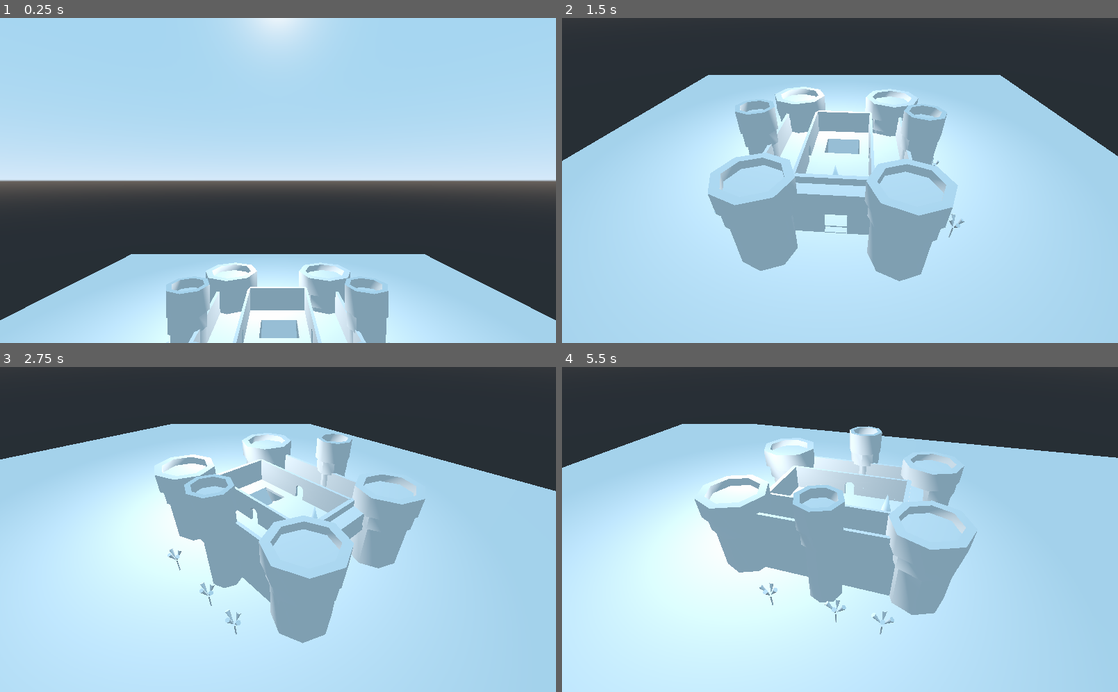
Above: before the commit, frames 1-4 (two rows, left to right).
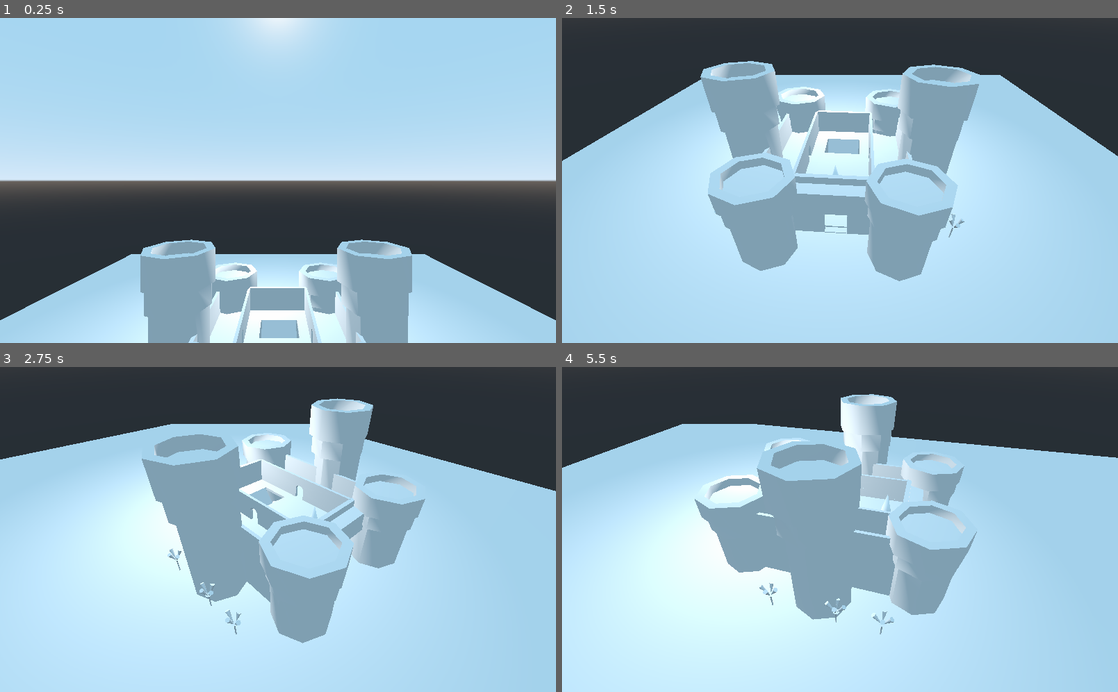
Above: after the commit, the same moments.

Repository: LCinder/EV
Game: Godot game, scene res://Castle/Castle.tscn
Two runs of this game, one before a commit and one after it. Both use one fixed random seed, a clock stepped at 60 frames per second and the inputs below. This scene is started directly instead of the project's main scene.
Inputs:
- Up to frame 1 (0.25 s): no input
- Up to frame 2 (1.5 s): tap Enter at 0.5 s; hold Down (Down Camera) 0.53-1.28 s; tap Left (Left Camera) at 1.35 s
- Up to frame 3 (2.75 s): tap Space at 2 s; hold Right (Right Camera) from 2.03 s (still down)
- Up to frame 4 (5.5 s): release Right (Right Camera) at 2.78 s; tap Up (Up Camera) at 2.85 s; tap Enter at 3.5, 5 s; hold Down (Down Camera) 3.53-4.28 s; tap Space at 4.25 s; tap Left (Left Camera) at 4.35 s; hold Right (Right Camera) from 5.03 s (still down)

The runs differ from the first frame. In frame 1, 4.9% of the frame differs, in the area x 25-75%, y 68-100%; in frame 2, 4.6%; in frame 3, 4.6%; in frame 4, 4.9%, in the area x 35-61%, y 8-78%.

Commit message:
Castillo terminado

Diff:
--- a/Practicas/Practica 1/Castle/Castillo.tscn
+++ b/Practicas/Practica 1/Castle/Castillo.tscn
@@ -1,7 +1,6 @@
 [gd_scene load_steps=2 format=2]
 
 [ext_resource path="res://Castle/Entrada2.tscn" type="PackedScene" id=1]
-
 
 [node name="Castillo" type="CSGBox"]
 transform = Transform( 5, 0, 0, 0, 4.358, 0, 0, 0, 5.003, -0.260685, 5.18348, -0.205818 )
@@ -55,7 +54,7 @@
 transform = Transform( 0.2, 0, -8.88178e-16, 0, 0.2, 0, 2.66454e-15, 0, 0.2, -0.0373885, -0.0678207, -0.00947255 )
 
 [node name="Entrada" parent="." instance=ExtResource( 1 )]
-transform = Transform( 0.4, 0, 0, 0, 0.4, 0, 0, 0, 0.4, 0.0603372, -0.324977, 1.98338 )
+transform = Transform( 0.4, 0, 0, 0, 0.4, 0, 0, 0, 0.4, 0.06, -0.325, 1.993 )
 
 [node name="Entrada2" parent="." instance=ExtResource( 1 )]
 transform = Transform( 0.2, 0, 0, 0, 0.2, 0, 0, 0, 0.2, 0.0392828, 0.666473, 1.97728 )
--- a/Practicas/Practica 1/Castle/Castle.tscn
+++ b/Practicas/Practica 1/Castle/Castle.tscn
@@ -15,11 +15,11 @@
 transform = Transform( 1, 0, 0, 0, 1, 0, 0, 0, 1, -2.49797, 15.3497, -13.543 )
 omni_range = 51.4825
 
-[node name="Torreon" parent="." instance=ExtResource( 5 )]
-transform = Transform( 3, 0, 0, 0, 6, 0, 0, 0, 3, 11.785, 7.05817, 1.44954 )
+[node name="Torreon2" parent="." instance=ExtResource( 5 )]
+transform = Transform( 5, 0, 0, 0, 8, 0, 0, 0, 5, -12.8672, 9.11656, 1.44974 )
 
-[node name="Torreon2" parent="." instance=ExtResource( 5 )]
-transform = Transform( 3, 0, 0, 0, 6, 0, 0, 0, 3, -11.785, 7.05785, 1.44974 )
+[node name="Torreon3" parent="." instance=ExtResource( 5 )]
+transform = Transform( 5, 0, 0, 0, 8, 0, 0, 0, 5, 12.867, 9.117, 1.45 )
 
 [node name="Torre" parent="." instance=ExtResource( 2 )]
 transform = Transform( 4.99554, 0, 0, 0, 4.35812, 0, 0, 0, 5.00339, -8.63585, 5.1638, 13.4066 )
